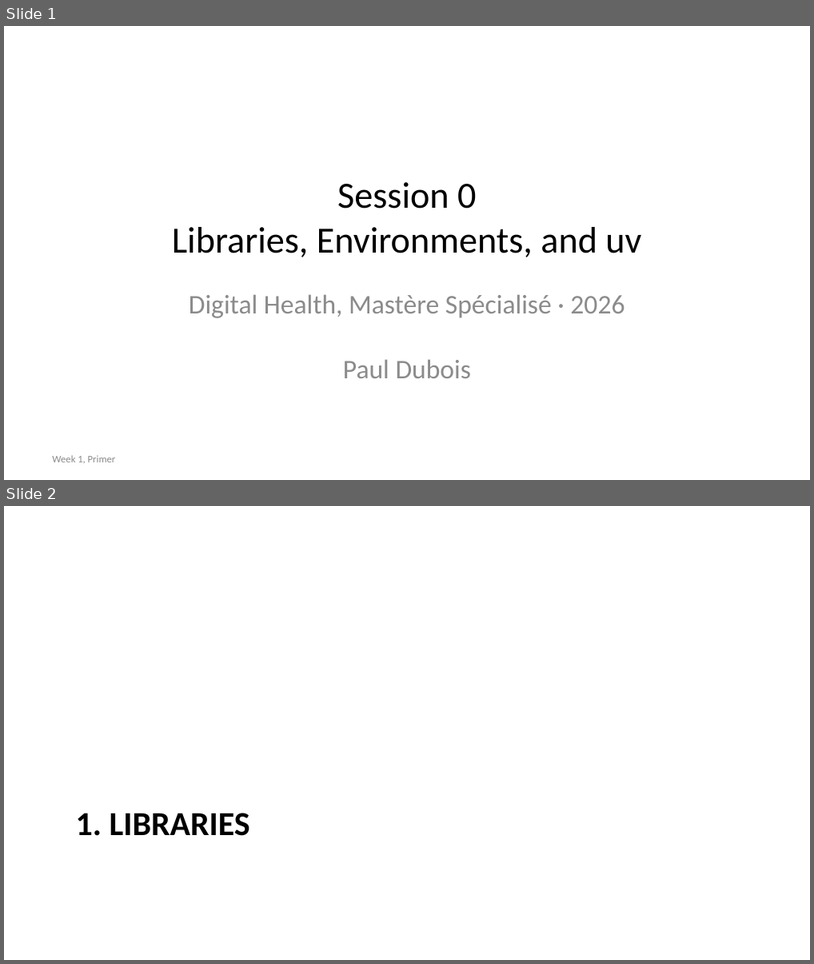
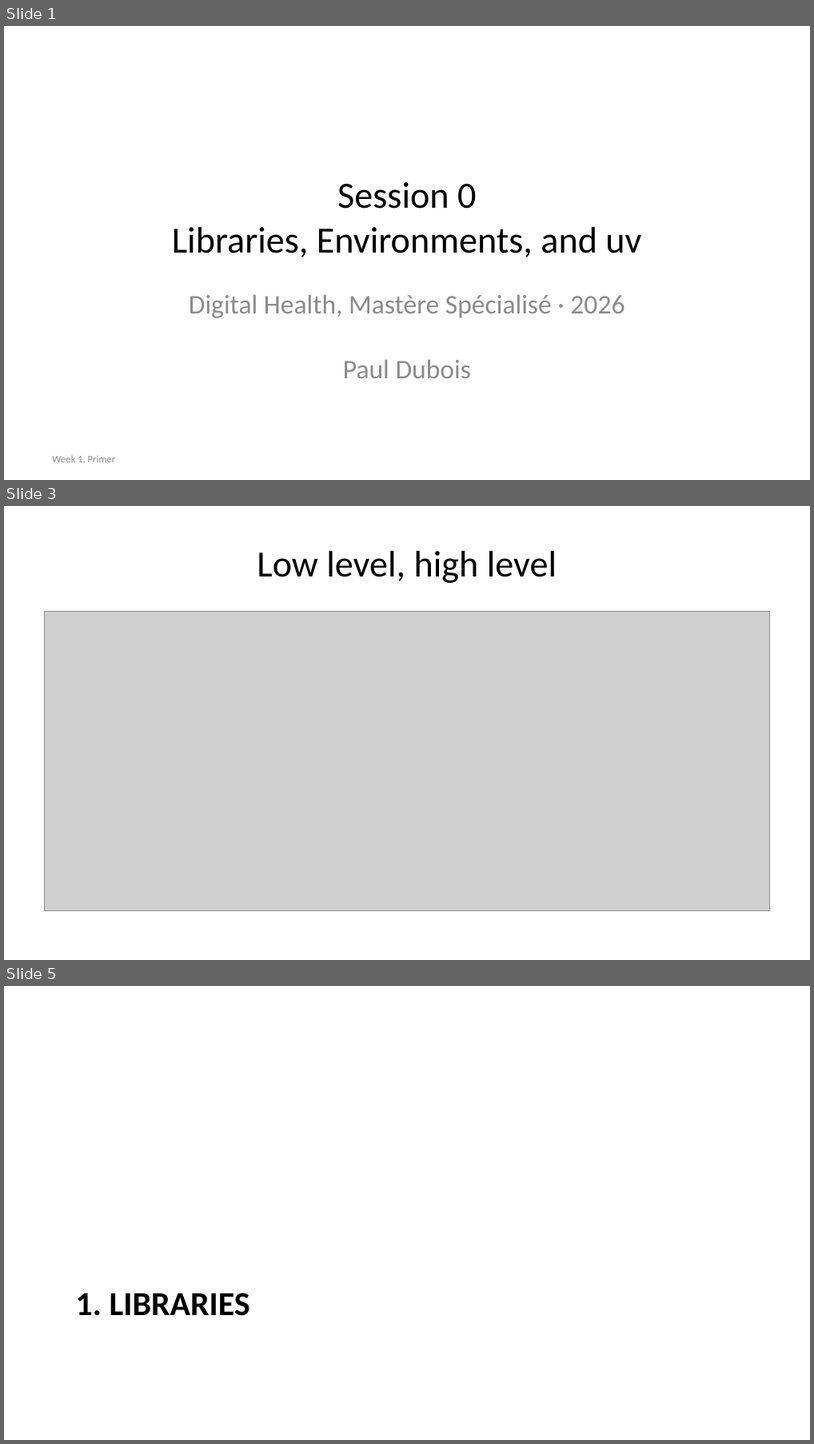
Before and after one commit to MICS-Lab/MS_SanteNum2026, a slide deck: Programming01/Session00/slides.pptx. Shown one above the other, each under a label of ours: slides 1 and 2 before the commit, slides 1, 3 and 5 after it; the slides between them are not shown. The pictures are 814x964 and 814x1444 pixels, drawn with LibreOffice and Linux fonts; fonts in the diff are those of the drawing; grey boxes stand for pictures. Boxes give left, top, right and bottom in pixels: in the first picture for what was removed or moved away, otherwise in the second. Text is boxed around its words. In the diff, an @@ line names an element or a change of style, - is before the commit and + after.

```diff
--- a/Programming01/Session00/slides.pptx
+++ b/Programming01/Session00/slides.pptx
@@ slide 3 added at [4,506,810,960], background #FFFFFF @@
@@ title added at [257,551,557,583], 33 pt, text #000000 @@
+Low level, high level
@@ picture added at [44,612,770,911] @@
@@ what was slide 2 is now slide 5 @@
```
Also in this commit, not shown: 3 other slides added, 1 other file.
